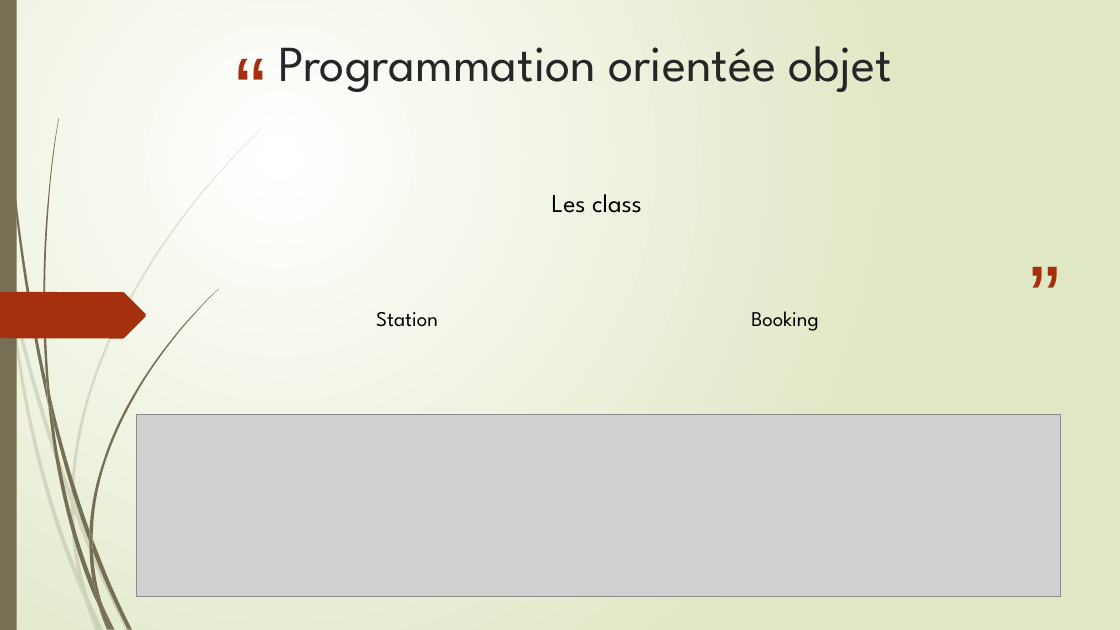
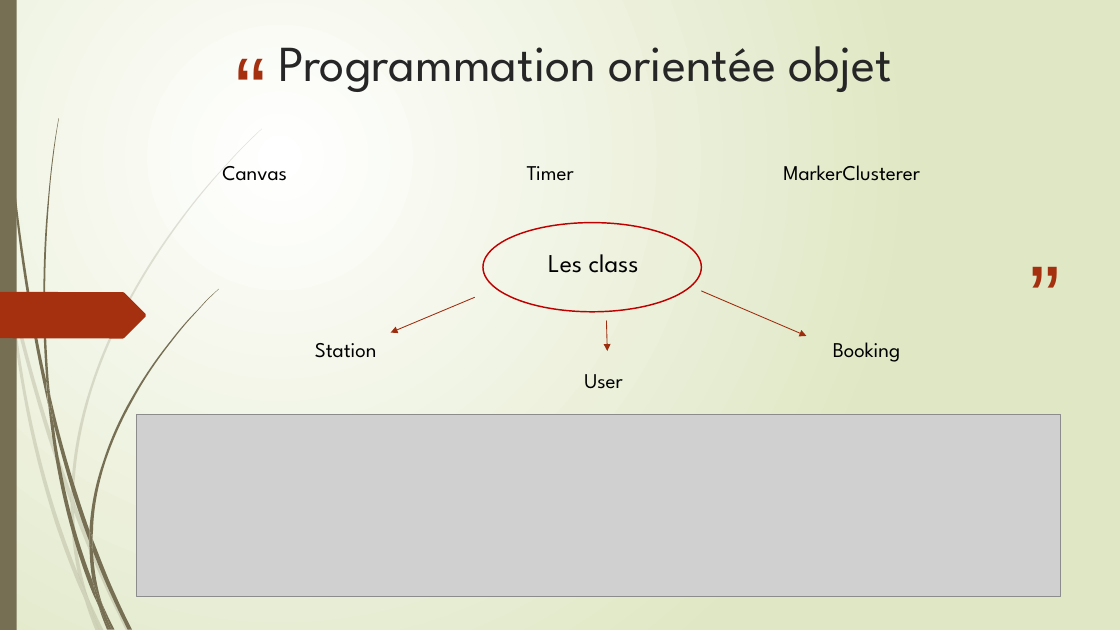
Before and after one commit to LaureenPerrin/project3, a slide deck: slide 14 of pp_p3/Application web de réservation de vélo.pptx. Drawn at 1120x630 pixels with LibreOffice and Linux fonts; fonts in the diff are those of the drawing; grey boxes stand for pictures. Boxes give left, top, right and bottom in pixels: in the first picture for what was removed or moved away, otherwise in the second. Text is boxed around its words. In the diff, an @@ line names an element or a change of style, - is before the commit and + after.

```diff
--- a/pp_p3/Application web de réservation de vélo.pptx
+++ b/pp_p3/Application web de réservation de vélo.pptx
@@ text added at [222, 166, 287, 181], 18 pt, text #000000 @@
+Canvas
@@ text added at [527, 166, 574, 181], 18 pt, text #000000 @@
+Timer
@@ text added at [783, 165, 920, 181], 18 pt, text #000000 @@
+MarkerClusterer
@@ ellipse added at [483, 223, 702, 312], outline #C00000 1.25 pt @@
@@ text "Les class": place and size @@
-text "Les class" at [552, 194, 642, 213]
+text "Les class" at [548, 254, 639, 273]
@@ arrow added from (475, 297) to (391, 333), #9E2E0F 0.75 pt @@
@@ arrow added from (702, 291) to (807, 336), #9E2E0F 0.75 pt @@
@@ arrow added from (607, 321) to (607, 351), #9E2E0F 0.75 pt @@
@@ text "Station": place and size @@
-text "Station" at [376, 312, 438, 327]
+text "Station" at [315, 343, 377, 358]
@@ text "Booking": place and size @@
-text "Booking" at [751, 311, 818, 331]
+text "Booking" at [833, 342, 900, 362]
@@ text added at [584, 374, 623, 389], 18 pt, text #000000 @@
+User
```
Also in this commit, not shown: 5 other slides changed.
